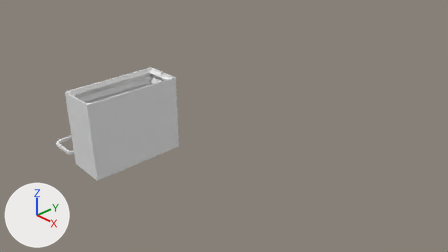
The Blender file corridor_joiner.blend, before and after one commit.
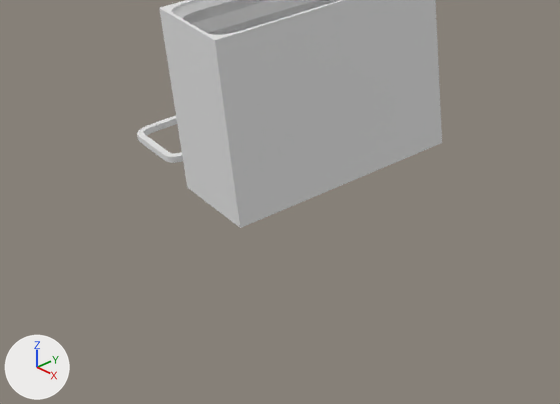
There are two pictures of each version: one from the file's camera 'Camera', one close up on the part from 0% to 51% of the width and 35% to 100% of the height. The axes (+X, +Y, +Z) are drawn at lower left. The lights are the same throughout.

In view in the first close-up: 'Corridor Joiner Mould', 'Corridor Joiner Rib'.
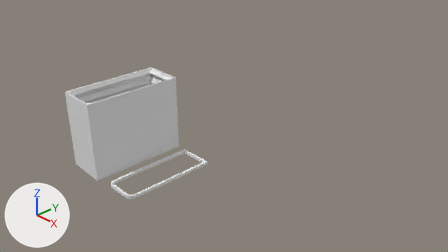
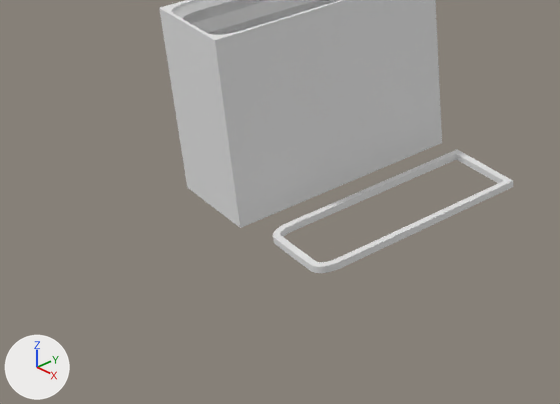
Changed parts and their boxes [x1, y1, x2, y2] in the close-ups (560 x 404 px):
'Corridor Joiner Rib', moved: before [137, 116, 183, 163]; after [273, 150, 513, 273]

What the commit changed:
Object 'Corridor Joiner Rib' (ob_corridor_joiner_rib) moves from (-1.694, -0.74, 0.513) to (0.595, -0.74, 0.513).
